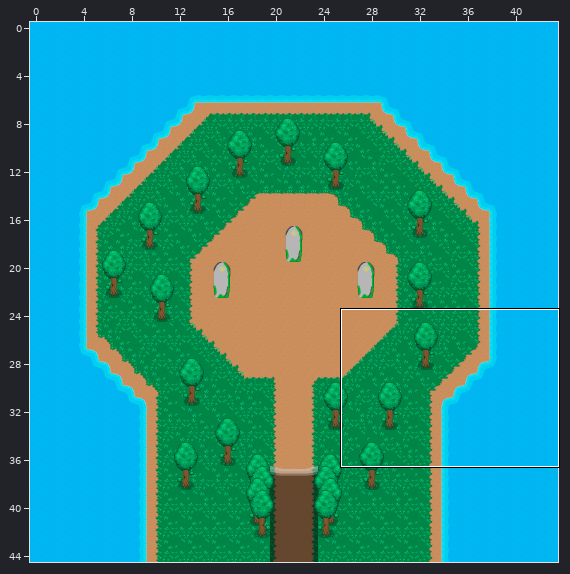
Two versions of a level (Tiled map, Guardians-of-Zenith/Output/Assets/Maps/Zona_monolitos.tmx). The picture above shows the old version from afar; the outline marks the close-up.
Close-up. Earlier state:
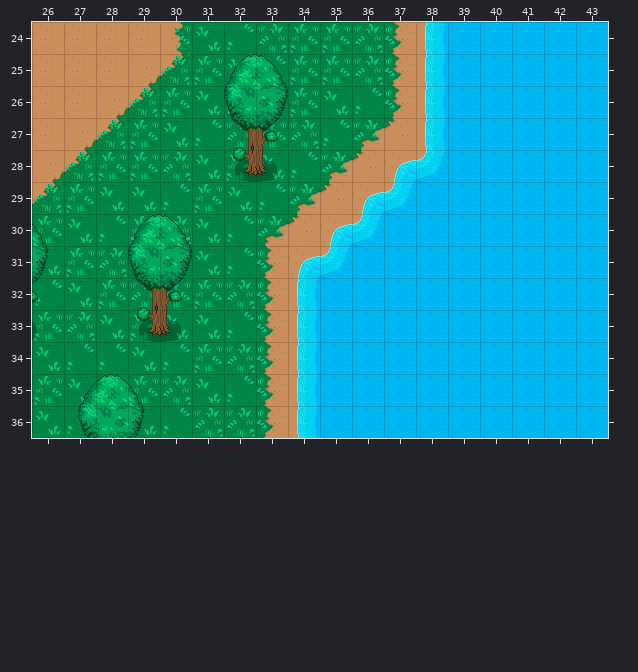
Cells are 32x32 px. Shown: x 26..43, y 24..36. The commit also changed other parts of the map, which this record leaves out.
The same view after the edit:
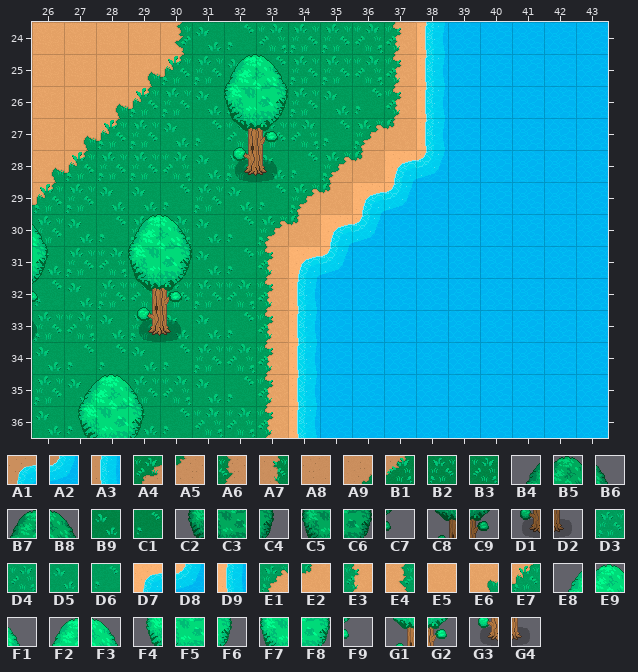
Key: from "Tileset_Forest": A1 38, A2 39, A3 61, A4 138, A5 139, A6 161, A7 165, A8 186, A9 187, B1 188, B2 230, B3 231, B4 234, B5 235, B6 236, B7 237, B8 238, B9 253, C1 254, C2 257, C3 258, C4 259, C5 260, C6 261, C7 282, C8 283, C9 284, D1 306, D2 307; from "Tileset_Monoliths": D3 200, D4 201, D5 220, D6 221; from "Tileset_Monolitos": D7 35, D8 36, D9 55, E1 120, E2 121, E3 140, E4 144, E5 162, E6 163, E7 164, E8 204, E9 205, F1 206, F2 207, F3 208, F4 224, F5 225, F6 226, F7 227, F8 228, F9 246, G1 247, G2 248, G3 267, G4 268.
__ is an empty cell, .. an unchanged one.
Changes in this commit:
--- layer "Floor"
@@ x 26..38 @@
-24 A8 A8 A8 A8 A7 B9 C1 B3 B2 B2 B3 .. A3
-25 A8 A8 A8 A9 B1 B2 B9 C1 B2 B2 B3 .. A3
-26 A8 A8 A9 B1 B2 B9 C1 B2 B2 B9 C1 .. A3
-27 A8 A9 B1 B2 B9 C1 B3 B2 B3 C1 .. .. A3
-28 A9 B1 B2 B2 B3 B9 B2 B9 C1 .. .. A1 A2
-29 B1 B2 B9 B9 C1 B2 B9 C1 .. .. A1 A2 ..
-30 B2 B9 C1 B2 B3 B9 C1 .. .. A1 A2 .. ..
-31 B9 B2 B3 B9 C1 B9 C1 .. A1 A2 .. .. ..
-32 C1 B9 B2 B3 B2 B2 B3 .. A3 .. .. .. ..
-33 B2 B3 B9 B2 B9 B9 C1 .. A3 .. .. .. ..
-34 B9 C1 C1 B9 C1 B2 B3 .. A3 .. .. .. ..
-35 B2 B9 C1 B2 B3 B9 C1 .. A3 .. .. .. ..
-36 B9 C1 .. B9 C1 B3 B3 .. A3 .. .. .. ..
+24 E5 E5 E5 E5 E4 D5 D6 D4 D3 D3 D4 .. D9
+25 E5 E5 E5 E6 E7 D3 D5 D6 D3 D3 D4 .. D9
+26 E5 E5 E6 E7 D3 D5 D6 D3 D3 D5 D6 .. D9
+27 E5 E6 E7 D3 D5 D6 D4 D3 D4 D6 .. .. D9
+28 E6 E7 D3 D3 D4 D5 D3 D5 D6 .. .. D7 D8
+29 E7 D3 D5 D5 D6 D3 D5 D6 .. .. D7 D8 ..
+30 D3 D5 D6 D3 D4 D5 D6 .. .. D7 D8 .. ..
+31 D5 D3 D4 D5 D6 D5 D6 .. D7 D8 .. .. ..
+32 D6 D5 D3 D4 D3 D3 D4 .. D9 .. .. .. ..
+33 D3 D4 D5 D3 D5 D5 D6 .. D9 .. .. .. ..
+34 D5 D6 D6 D5 D6 D3 D4 .. D9 .. .. .. ..
+35 D3 D5 D6 D3 D4 D5 D6 .. D9 .. .. .. ..
+36 D5 D6 .. D5 D6 D4 D4 .. D9 .. .. .. ..
--- layer "Monolito"
@@ x 26..37 @@
-24 .. .. .. .. .. .. .. .. .. .. .. A6
-25 .. .. .. .. .. .. B7 B8 .. .. .. A6
-26 .. .. .. .. .. .. C5 C6 .. .. .. A6
-27 .. .. .. .. .. .. C8 C9 .. .. A4 A5
-28 .. .. .. .. .. .. D1 D2 .. A4 A5 ..
-29 .. .. .. .. .. .. .. .. A4 A5 .. ..
-30 B6 .. .. B7 B8 .. .. A4 A5 .. .. ..
-31 C4 .. .. C5 C6 .. .. A6 .. .. .. ..
-32 C7 .. .. C8 C9 .. .. A6 .. .. .. ..
-33 .. .. .. D1 D2 .. .. A6 .. .. .. ..
-34 .. .. .. .. .. .. .. A6 .. .. .. ..
-35 .. B4 B5 B6 .. .. .. A6 .. .. .. ..
-36 .. C2 C3 C4 .. .. .. A6 .. .. .. ..
+24 .. .. .. .. .. .. .. .. .. .. .. E3
+25 .. .. .. .. .. .. F2 F3 .. .. .. E3
+26 .. .. .. .. .. .. F7 F8 .. .. .. E3
+27 .. .. .. .. .. .. G1 G2 .. .. E1 E2
+28 .. .. .. .. .. .. G3 G4 .. E1 E2 ..
+29 .. .. .. .. .. .. .. .. E1 E2 .. ..
+30 F1 .. .. F2 F3 .. .. E1 E2 .. .. ..
+31 F6 .. .. F7 F8 .. .. E3 .. .. .. ..
+32 F9 .. .. G1 G2 .. .. E3 .. .. .. ..
+33 .. .. .. G3 G4 .. .. E3 .. .. .. ..
+34 .. .. .. .. .. .. .. E3 .. .. .. ..
+35 .. E8 E9 F1 .. .. .. E3 .. .. .. ..
+36 .. F4 F5 F6 .. .. .. E3 .. .. .. ..
Changed places in both close-ups, as pixel boxes (x1, y1, x2, y2):
changed: (32, 22, 426, 438)
